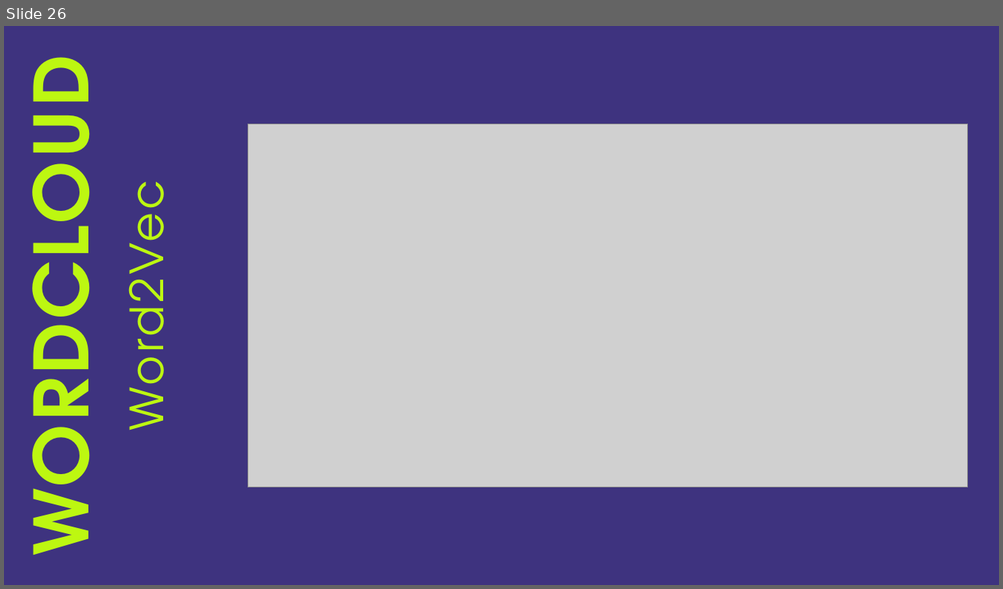
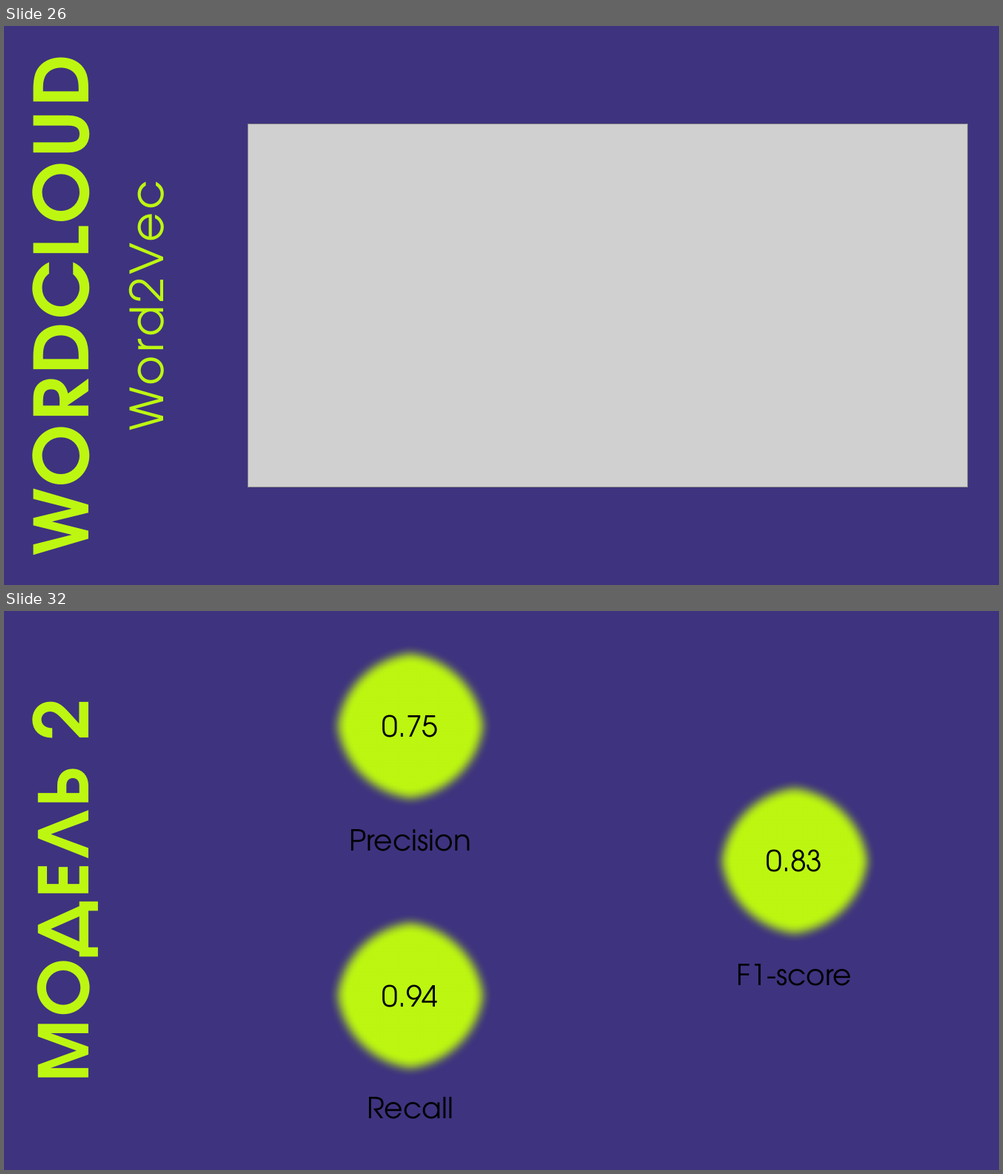
Before and after one commit to arinakatysheva/HW_1_2025-Katysheva_Arina, a slide deck: HW2.pptx. Shown one above the other, each under a label of ours: slide 26 before the commit, slides 26 and 32 after it; the slides between them are not shown. The pictures are 1003x589 and 1003x1174 pixels, drawn with LibreOffice and Linux fonts; fonts in the diff are those of the drawing; grey boxes stand for pictures. Boxes give left, top, right and bottom in pixels: in the first picture for what was removed or moved away, otherwise in the second. Text is boxed around its words. In the diff, an @@ line names an element or a change of style, - is before the commit and + after.

```diff
--- a/HW2.pptx
+++ b/HW2.pptx
@@ slide 32 added at <box>4,611,999,1170</box>, background gradient #3E337F @@
@@ ellipse added at <box>328,644,492,808</box>, fill #BDF711, outline #3E337F 1 pt, 28 pt, text #000000 @@
+0.75
@@ title added at <box>4,703,122,1073</box>, 72 pt, text #BDF711, bold @@
+МОДЕЛЬ 2
@@ ellipse added at <box>712,778,876,943</box>, fill #BDF711, outline #3E337F 1 pt, 28 pt, text #000000 @@
+0.83
@@ text added at <box>349,829,471,851</box>, 28 pt, text #000000 @@
+Precision
@@ ellipse added at <box>328,913,492,1077</box>, fill #BDF711, outline #3E337F 1 pt, 28 pt, text #000000 @@
+0.94
@@ text added at <box>736,964,851,986</box>, 28 pt, text #000000 @@
+F1-score
@@ text added at <box>367,1097,453,1119</box>, 28 pt, text #000000 @@
+Recall
```
Also in this commit, not shown: 1 slide changed, 6 other slides added, 1 slide removed.
